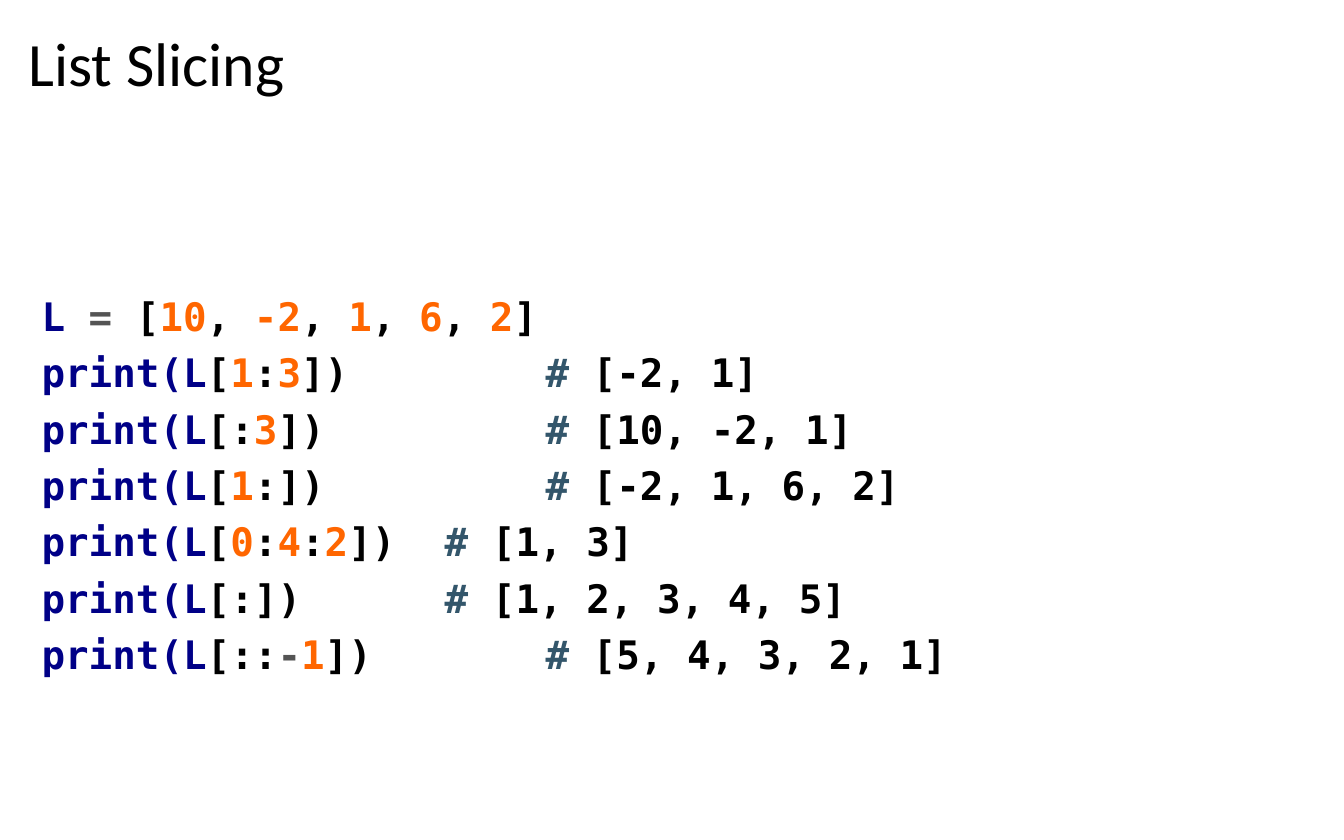
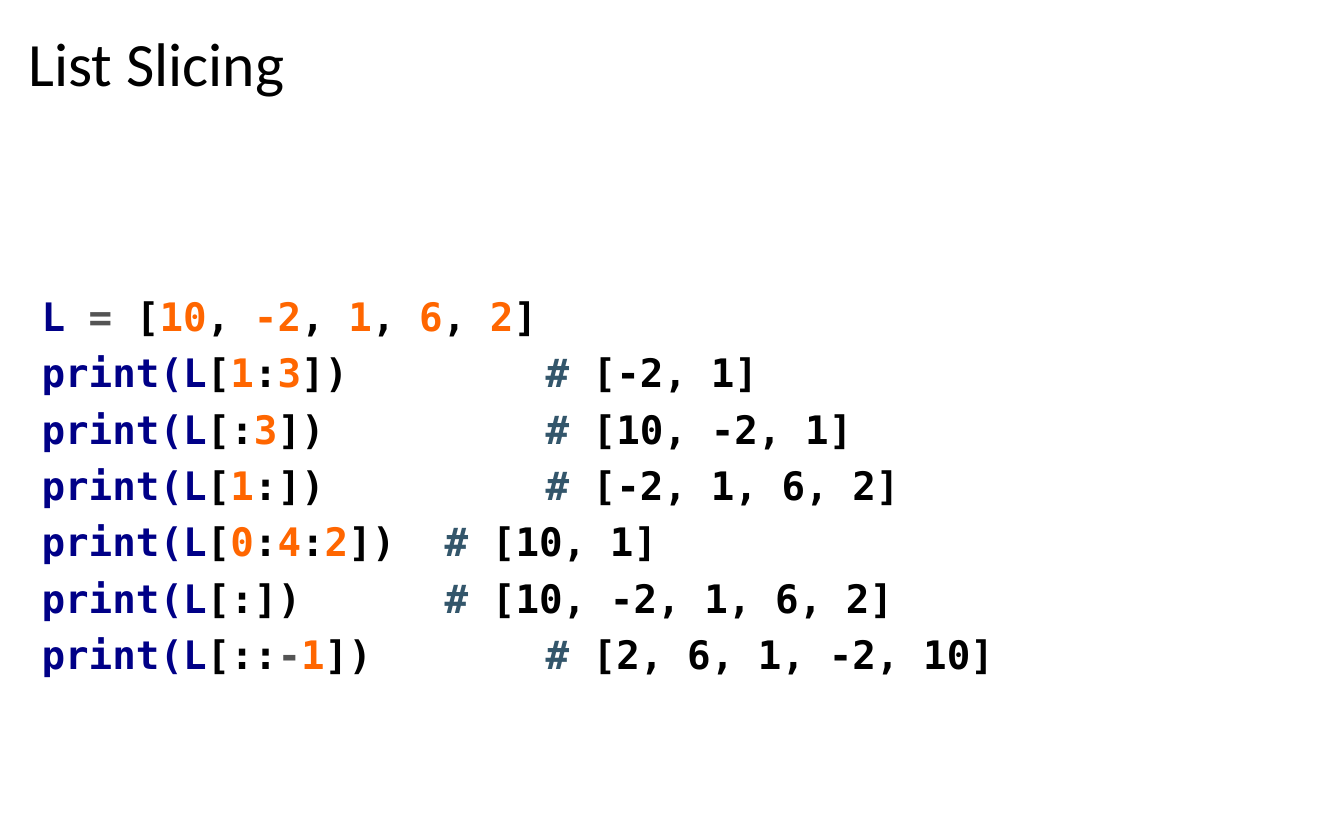
Before and after one commit to LongBaoNguyen/longbaonguyen.github.io, a slide deck: slide 9 of courses/apcsp/lect6.pptx. Drawn at 1344x840 pixels with LibreOffice and Linux fonts; fonts in the diff are those of the drawing. Boxes give left, top, right and bottom in pixels: in the first picture for what was removed or moved away, otherwise in the second. Text is boxed around its words. In the diff, an @@ line names an element or a change of style, - is before the commit and + after.

```diff
--- a/courses/apcsp/lect6.pptx
+++ b/courses/apcsp/lect6.pptx
@@ text at [42, 524, 994, 677]: text changed @@
-print(L[0:4:2]) # [1, 3]
-print(L[:]) # [1, 2, 3, 4, 5]
-print(L[::-1]) # [5, 4, 3, 2, 1]
+print(L[0:4:2]) # [10, 1]
+print(L[:]) # [10, -2, 1, 6, 2]
+print(L[::-1]) # [2, 6, 1, -2, 10]
```
Also in this commit, not shown: 1 other file.
